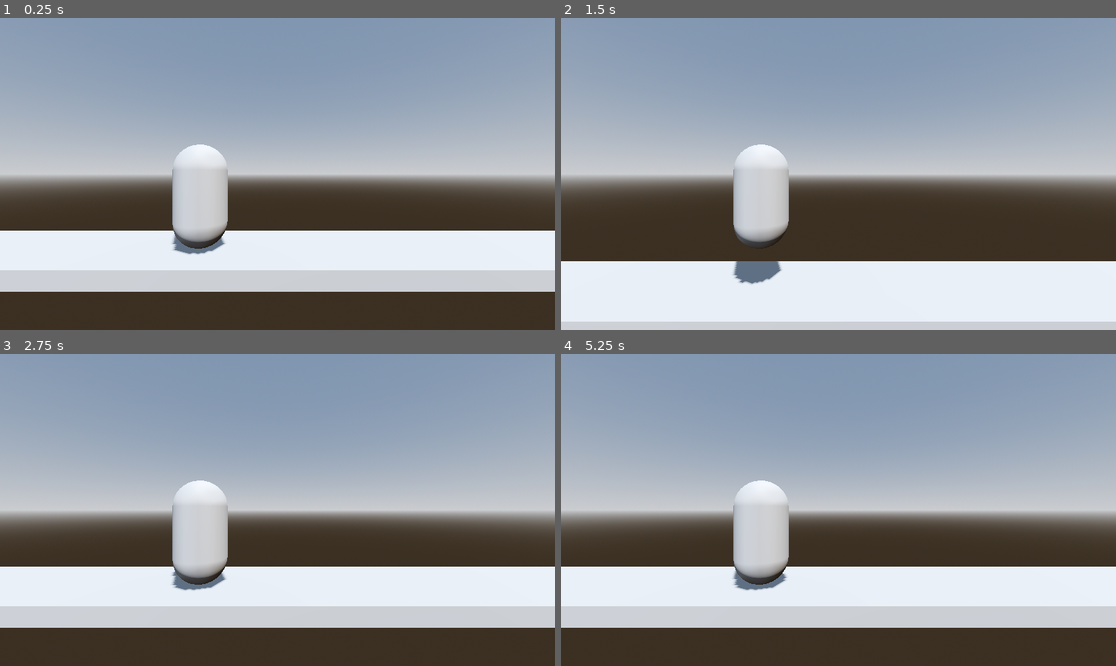
Above: before the commit, frames 1-4 (two rows, left to right).
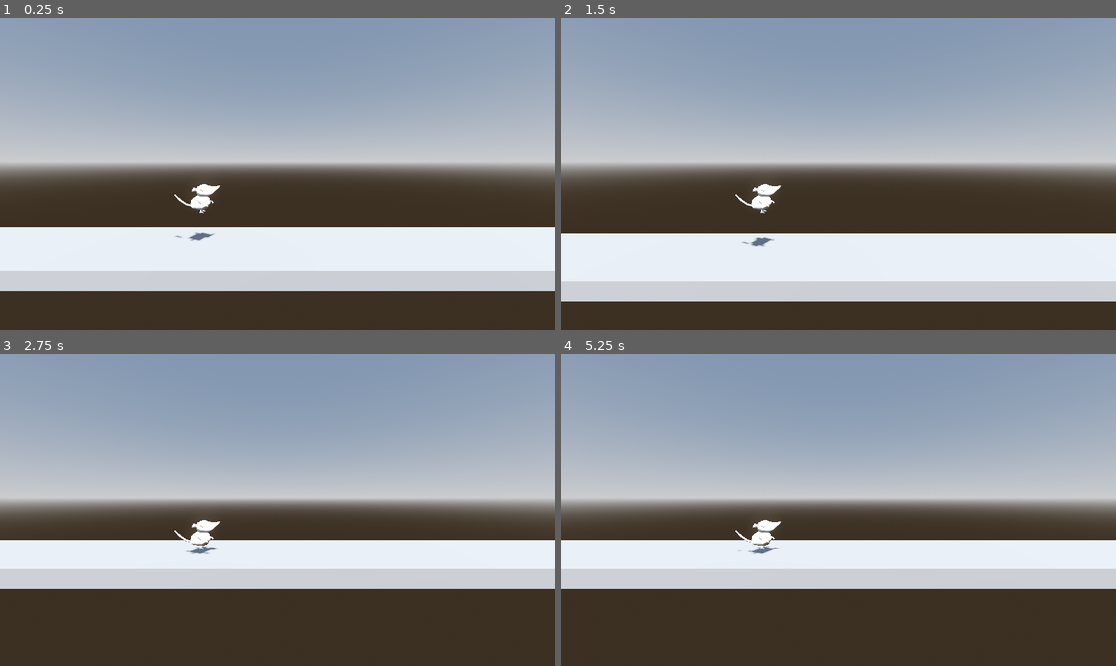
Above: after the commit, the same moments.

Repository: tomas-heredia/GGJ-2026
Game: Godot game, scene res://Scenes/main.tscn
Same seed, same stepped clock (60 frames per second), same inputs: the game is played once before the commit and once after it.
Inputs:
- Up to frame 1 (0.25 s): no input
- Up to frame 2 (1.5 s): hold D (move_right) 0.53-1.28 s; tap E (interact) at 0.6 s; tap Space (jump) at 0.77 s; hold A (move_left) from 1.28 s (still down); tap Shift (sprint) at 1.35 s
- Up to frame 3 (2.75 s): tap Space (jump) at 1.52 s; tap Enter at 2 s; release A (move_left) at 2.03 s; hold D (move_right) from 2.03 s (still down); tap E (interact) at 2.1 s
- Up to frame 4 (5.25 s): tap Space (jump) at 2.75, 3.02, 3.77, 4.52 s; tap Shift (sprint) at 2.85, 4.35 s; release D (move_right) at 3.53 s; hold A (move_left) from 3.53 s (still down); tap E (interact) at 3.6, 5.1 s; tap Enter at 5 s

The runs differ from the first frame. In frame 1, 12% of the frame differs, in the area x 0-100%, y 40-88%; in frame 2, 35%; in frame 3, 37%; in frame 4, 37%.

Commit message:
Player = rat

Diff:
--- a/global-gameam-2026/Scenes/player.tscn
+++ b/global-gameam-2026/Scenes/player.tscn
@@ -1,23 +1,26 @@
 [gd_scene load_steps=4 format=3 uid="uid://rm3wg8bi4pdg"]
 
 [ext_resource type="Script" uid="uid://ba3oq6o6k4ylk" path="res://Scripts/player.gd" id="1_4flbx"]
+[ext_resource type="PackedScene" uid="uid://v5spku7l78q8" path="res://Art/character/rat_large.fbx" id="2_cvnsp"]
 
-[sub_resource type="CapsuleMesh" id="CapsuleMesh_sh265"]
-
-[sub_resource type="CapsuleShape3D" id="CapsuleShape3D_sh265"]
+[sub_resource type="SphereShape3D" id="SphereShape3D_6t5aa"]
+radius = 0.5207036
 
 [node name="CharacterBody3D" type="CharacterBody3D" groups=["player"]]
 script = ExtResource("1_4flbx")
 
-[node name="MeshInstance3D" type="MeshInstance3D" parent="." groups=["player"]]
-mesh = SubResource("CapsuleMesh_sh265")
-
 [node name="CollisionShape3D" type="CollisionShape3D" parent="."]
-shape = SubResource("CapsuleShape3D_sh265")
+transform = Transform3D(1, 0, 0, 0, 1, 0, 0, 0, 1, 0, 0.44651645, 0)
+shape = SubResource("SphereShape3D_6t5aa")
 
 [node name="Camera3D" type="Camera3D" parent="."]
-transform = Transform3D(1, 0, 0, 0, 1, 0, 0, 0, 1, 1.4911118, 0.4283929, 3.978195)
+transform = Transform3D(1, 0, 0, 0, 0.9982024, 0.05993358, 0, -0.05993358, 0.9982024, 1.4911118, 0.9973773, 3.978195)
 current = true
 
 [node name="Marker3D" type="Marker3D" parent="."]
-transform = Transform3D(1, 0, 0, 0, 1, 0, 0, 0, 1, 0.54341626, 0.5266397, 0)
+transform = Transform3D(1, 0, 0, 0, 1, 0, 0, 0, 1, 0.1715743, 0.5266397, 0)
+
+[node name="MeshInstance3D" type="MeshInstance3D" parent="."]
+
+[node name="rat_large" parent="MeshInstance3D" instance=ExtResource("2_cvnsp")]
+transform = Transform3D(2.9802322e-08, 0, 1, 0, 1, 0, -1, 0, 2.9802322e-08, 0, 0, 0)
--- a/global-gameam-2026/Scenes/test.tscn
+++ b/global-gameam-2026/Scenes/test.tscn
@@ -15,11 +15,6 @@
 sky = SubResource("Sky_ig7tw")
 tonemap_mode = 2
 glow_enabled = true
-
-[sub_resource type="StandardMaterial3D" id="StandardMaterial3D_0dy5s"]
-albedo_color = Color(0.7890625, 0.29560742, 0.41865987, 1)
-
-[sub_resource type="CapsuleMesh" id="CapsuleMesh_f2nln"]
 
 [sub_resource type="StandardMaterial3D" id="StandardMaterial3D_gxb1y"]
 albedo_color = Color(0.65038556, 0.2357288, 0.17591706, 1)
@@ -39,14 +34,6 @@
 transform = Transform3D(3.0894706, 0, 0, 0, 1, 0, 0, 0, 2.0857952, 2.908285, 1.9281439, -2.2491832)
 use_collision = true
 size = Vector3(12.135742, 0.3173828, 3.1865234)
-
-[node name="CharacterBody3D" parent="." instance=ExtResource("1_ko2s7")]
-transform = Transform3D(1, 0, 0, 0, 1, 0, 0, 0, 1, 2.9795732, 3.134069, -1.3638427)
-
-[node name="MeshInstance3D2" type="MeshInstance3D" parent="CharacterBody3D"]
-transform = Transform3D(0.9890159, 0.1478094, 0, -0.1478094, 0.9890159, 0, 0, 0, 1, 0, 0, 0)
-material_override = SubResource("StandardMaterial3D_0dy5s")
-mesh = SubResource("CapsuleMesh_f2nln")
 
 [node name="Mask" parent="." instance=ExtResource("2_gxb1y")]
 transform = Transform3D(1, 0, 0, 0, 1, 0, 0, 0, 1, 13.456516, 2.583808, -1.5514841)
@@ -69,3 +56,6 @@
 transform = Transform3D(1, 0, 0, 0, 1, 0, 0, 0, 1, -7.393962, 4.729262, -3.1172848)
 use_collision = true
 size = Vector3(0.3848877, 5.055725, 5.1987305)
+
+[node name="CharacterBody3D2" parent="." instance=ExtResource("1_ko2s7")]
+transform = Transform3D(1, 0, 0, 0, 1, 0, 0, 0, 1, 1.3443369, 2.0868354, -2.0644584)
Not shown: 1 places in global-gameam-2026/Scenes/test.tscn that only renumber resources
